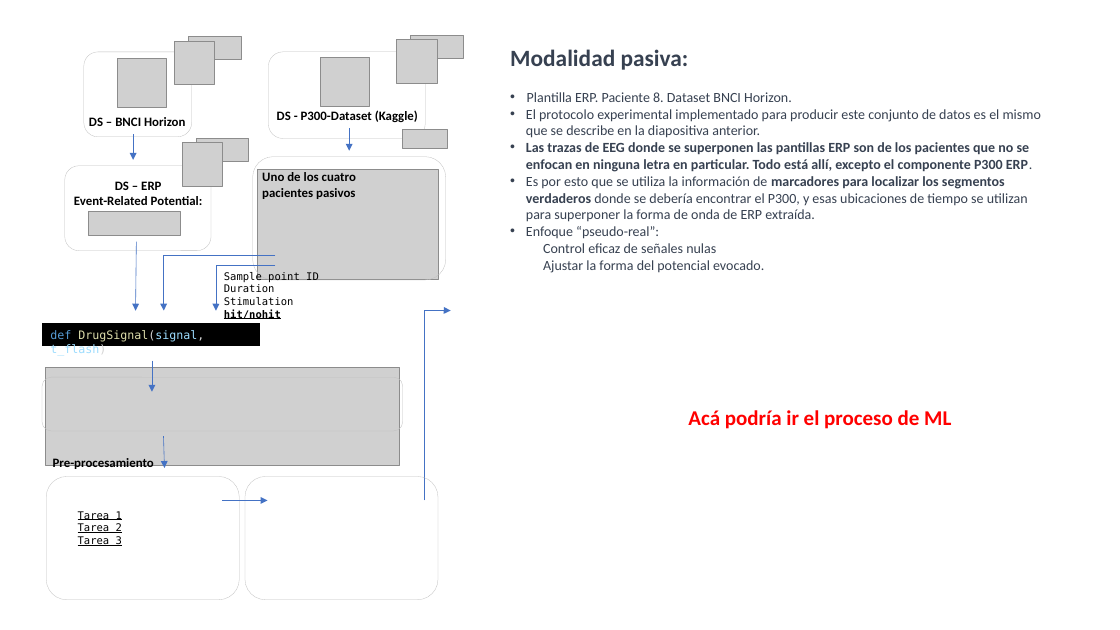
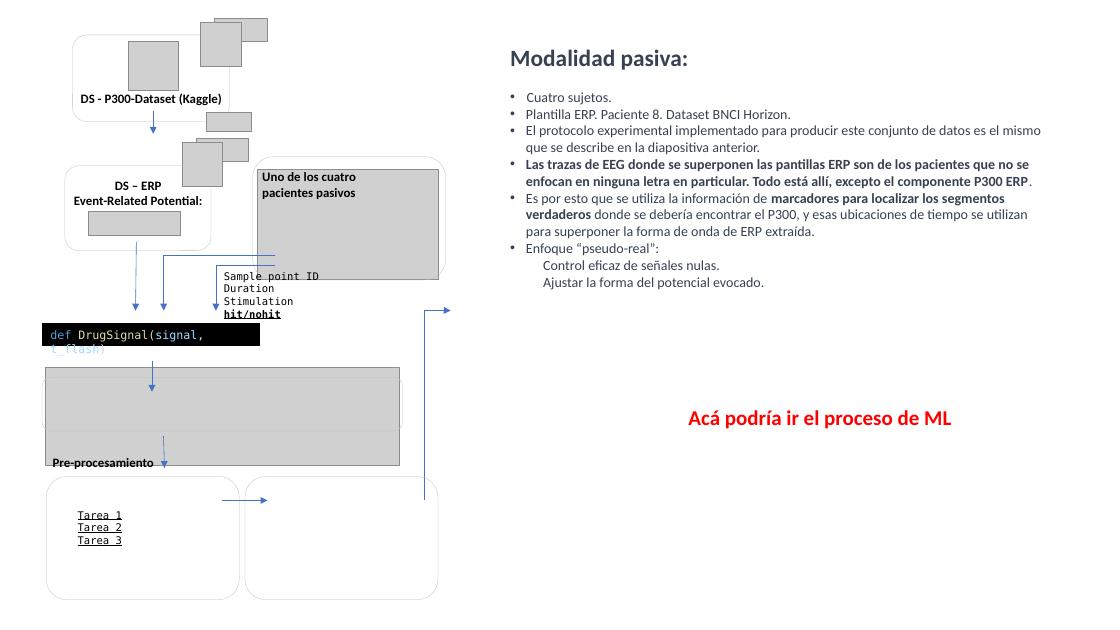
Before and after one commit to alexchavez1980/repo_tesis, a slide deck: slide 7 of a_documents/TFI.pptx (slide 6 before the commit). Drawn at 1120x630 pixels with LibreOffice and Linux fonts; fonts in the diff are those of the drawing; grey boxes stand for pictures. Boxes give left, top, right and bottom in pixels: in the first picture for what was removed or moved away, otherwise in the second. Text is boxed around its words. In the diff, an @@ line names an element or a change of style, - is before the commit and + after.

```diff
--- a/a_documents/TFI.pptx
+++ b/a_documents/TFI.pptx
@@ rounded rectangle removed at (x1=84, y1=52, x2=192, y2=137) @@
@@ picture removed at (x1=117, y1=59, x2=166, y2=108) @@
@@ picture moved from (x1=320, y1=57, x2=370, y2=107) to (x1=129, y1=41, x2=178, y2=91) @@
@@ picture removed at (x1=175, y1=41, x2=215, y2=85) @@
@@ picture removed at (x1=188, y1=37, x2=241, y2=60) @@
@@ text removed at (x1=89, y1=117, x2=185, y2=126) @@
-DS – BNCI Horizon
@@ 3 pictures, 1 text, 1 rounded rectangle, 1 arrow moved together from (x1=269, y1=35, x2=464, y2=150) to (x1=72, y1=18, x2=268, y2=134) @@
@@ text at (x1=527, y1=92, x2=612, y2=105): paragraph added @@
+• Cuatro sujetos.
@@ arrow removed from (134, 134) to (134, 160) @@
@@ text at (x1=543, y1=260, x2=720, y2=270): text changed @@
-Control eficaz de señales nulas
+Control eficaz de señales nulas.
```
Also in this commit, not shown: 2 other slides changed, 1 slide added, 3 other files.
